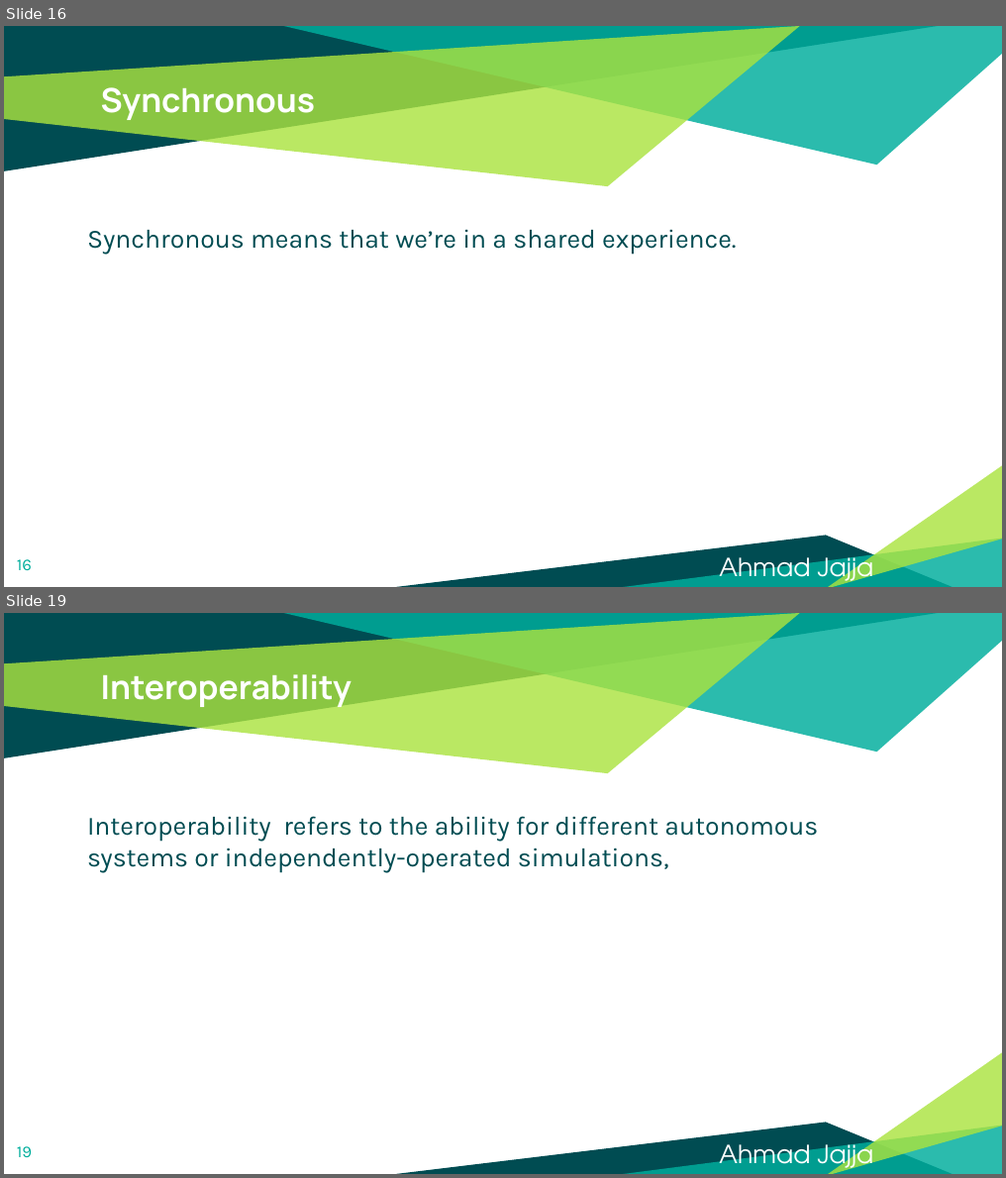
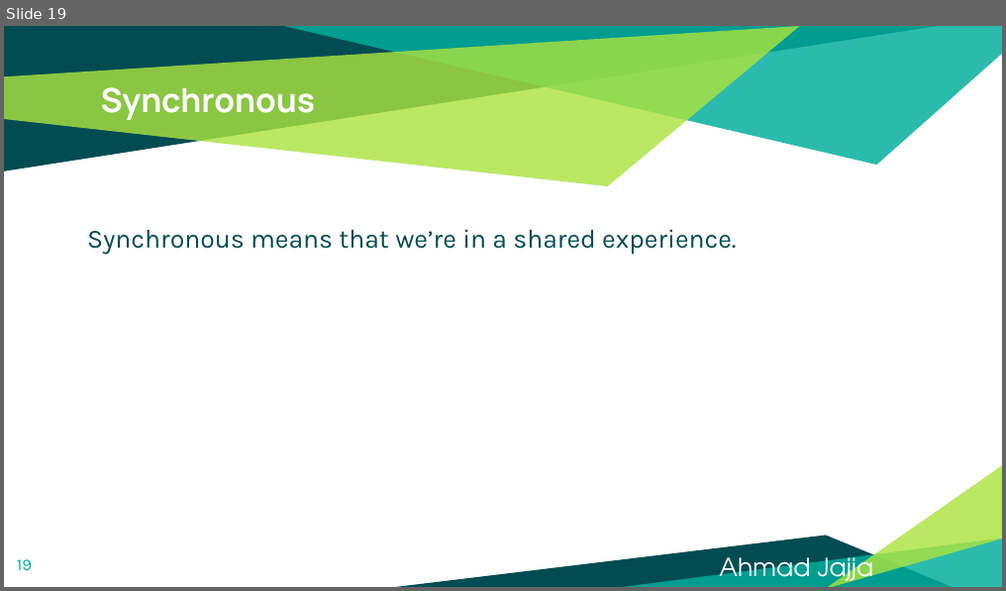
Before and after one commit to Ahmadjajja/WEB-3.0-and-Metaverse, a slide deck: Slides/What is Metaverse.pptx. Shown one above the other, each under a label of ours: slides 16 and 19 before the commit, slide 19 after it; the slides between them are not shown. The pictures are 1006x1178 and 1006x591 pixels, drawn with LibreOffice and Linux fonts; fonts in the diff are those of the drawing. Boxes give left, top, right and bottom in pixels: in the first picture for what was removed or moved away, otherwise in the second. Text is boxed around its words. In the diff, an @@ line names an element or a change of style, - is before the commit and + after.

```diff
--- a/Slides/What is Metaverse.pptx
+++ b/Slides/What is Metaverse.pptx
@@ slide 19 removed at bbox=[4, 613, 1002, 1174], background #FFFFFF; not listed: 6 template elements that a slide beside it also shows @@
@@ title removed at bbox=[101, 674, 351, 709] @@
-Interoperability
@@ text removed at bbox=[87, 816, 818, 873] @@
-Interoperability refers to the ability for different autonomous systems or independently-operated simulations,
@@ page number removed at bbox=[17, 1147, 32, 1157] @@
-19
@@ text removed at bbox=[719, 1138, 874, 1174] @@
-Ahmad Jajja
@@ what was slide 16 is now slide 19 @@
@@ page number at bbox=[17, 560, 32, 570]: text changed @@
-16
+19
```
Also in this commit, not shown: 7 slides changed, 4 slides added, 2 other slides removed, 8 other files.
